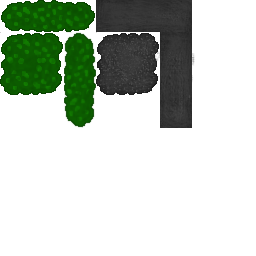
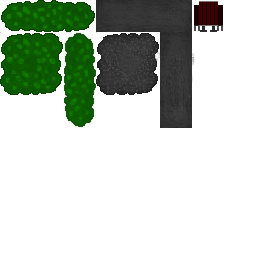
The second (256, 256) image is a revision of the first. Changes to its layers:
painted on "Hintergrund" over [194, 0, 223, 32]
